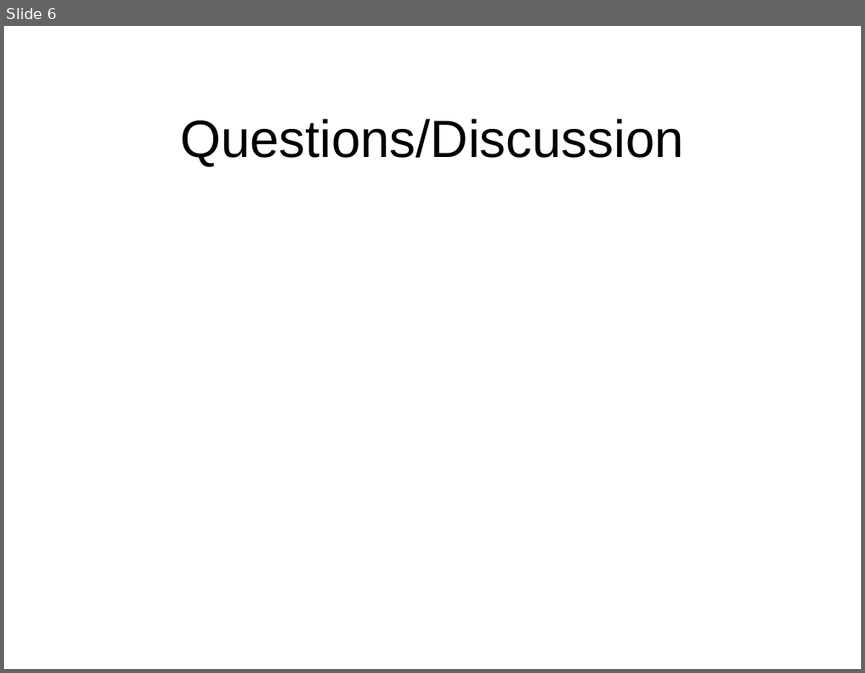
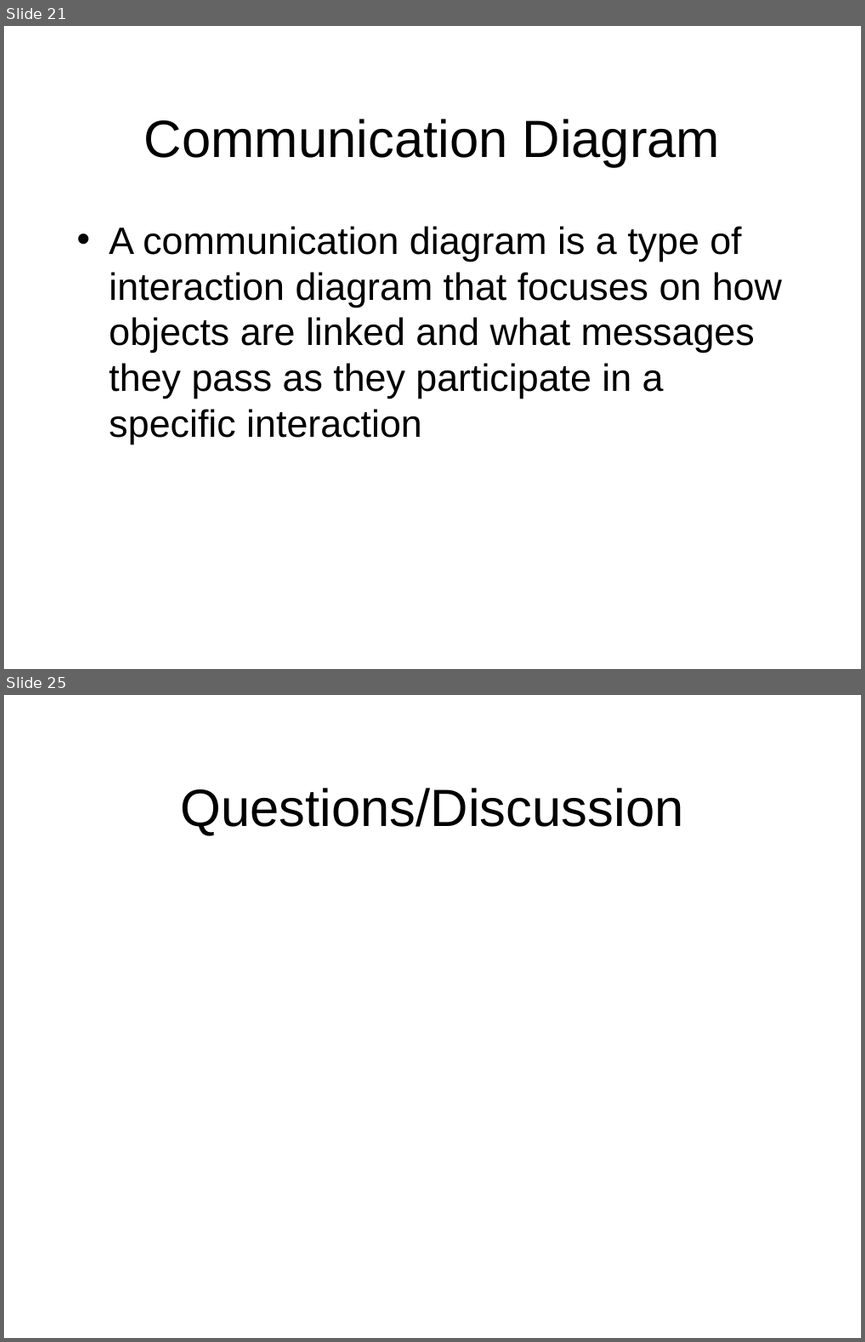
Before and after one commit to octaviordz/zjnu2017.github.io, a slide deck: OOAD/lectures/070--Notation.Part.2.pptx. Shown one above the other, each under a label of ours: slide 6 before the commit, slides 21 and 25 after it; the slides between them are not shown. The pictures are 865x673 and 865x1342 pixels, drawn with LibreOffice and Linux fonts; fonts in the diff are those of the drawing. Boxes give left, top, right and bottom in pixels: in the first picture for what was removed or moved away, otherwise in the second. Text is boxed around its words. In the diff, an @@ line names an element or a change of style, - is before the commit and + after.

```diff
--- a/OOAD/lectures/070--Notation.Part.2.pptx
+++ b/OOAD/lectures/070--Notation.Part.2.pptx
@@ slide 21 added at (x1=4, y1=26, x2=861, y2=669), background #FFFFFF @@
@@ title added at (x1=144, y1=119, x2=721, y2=167), 44 pt, text #000000 @@
+Communication Diagram
@@ text added at (x1=109, y1=226, x2=782, y2=444), 32 pt, text #000000 @@
+• A communication diagram is a type of interaction diagram that focuses on how
+  objects are linked and what messages they pass as they participate in a specific interaction
@@ what was slide 6 is now slide 25 @@
```
Also in this commit, not shown: 3 slides changed, 19 other slides added, 1 slide removed, 2 other files.
